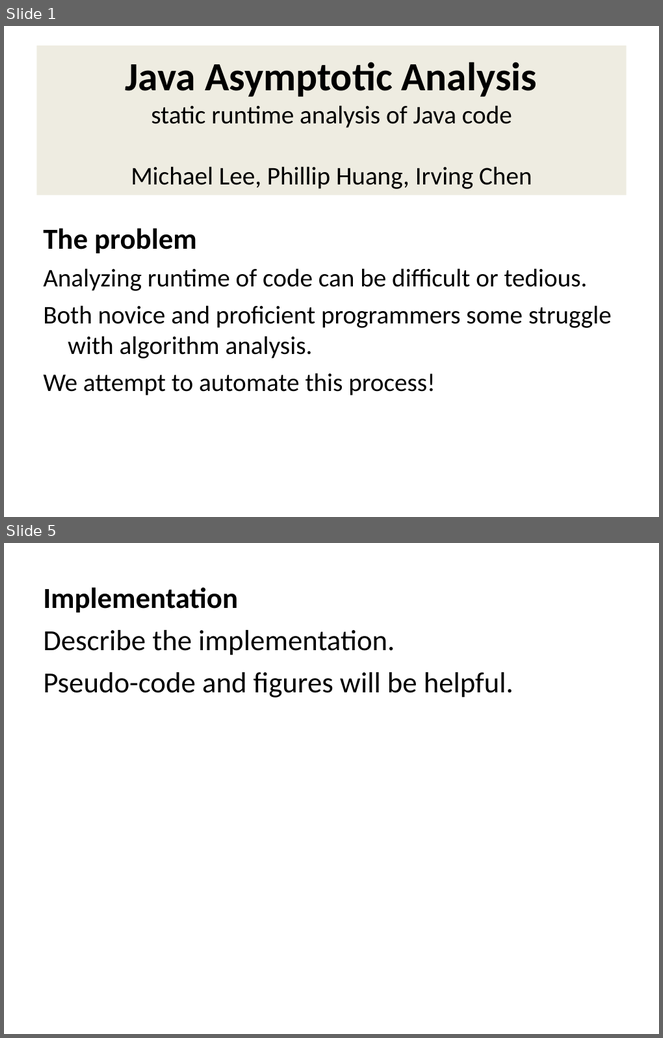
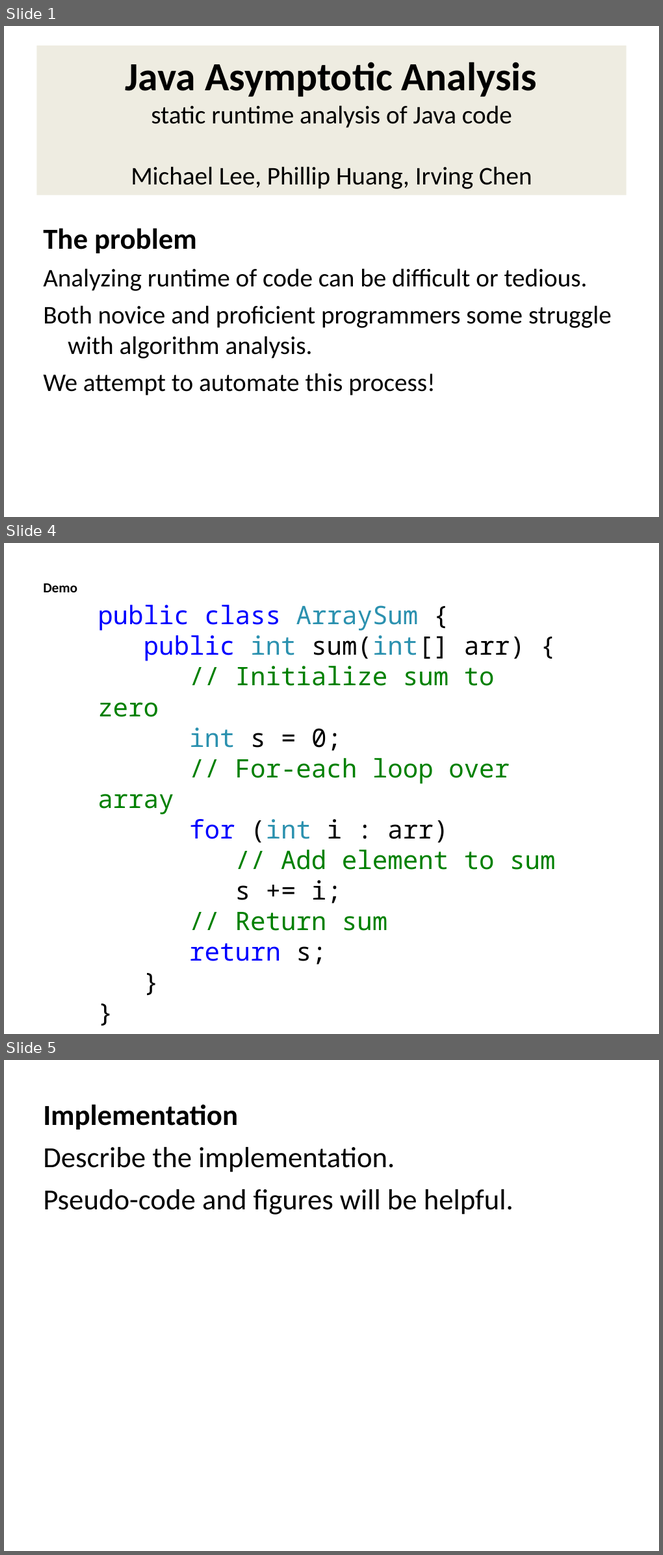
Before and after one commit to Michael0x2a/asymptotic-analysis-tool, a slide deck: poster.ppt. Shown one above the other, each under a label of ours: slides 1 and 5 before the commit, slides 1, 4 and 5 after it; the slides between them are not shown. The pictures are 663x1038 and 663x1555 pixels, drawn with LibreOffice and Linux fonts; fonts in the diff are those of the drawing. Boxes give left, top, right and bottom in pixels: in the first picture for what was removed or moved away, otherwise in the second. Text is boxed around its words. In the diff, an @@ line names an element or a change of style, - is before the commit and + after.

```diff
--- a/poster.ppt
+++ b/poster.ppt
@@ slide 4 added at bbox=[4, 543, 659, 1034], background #FFFFFF @@
@@ text added at bbox=[43, 583, 77, 592], 15.2 pt, text #000000, bold @@
+Demo
@@ text added at bbox=[98, 605, 555, 965], 28 pt, text #008000 @@
+public class ArraySum {
+public int sum(int[] arr) {
+// Initialize sum to zero
+int s = 0;
+// For-each loop over array
+for (int i : arr)
+// Add element to sum
+s += i;
+// Return sum
+return s;
+}
+}
```
Also in this commit, not shown: 1 slide changed, 1 other slide added, 2 slides removed.
